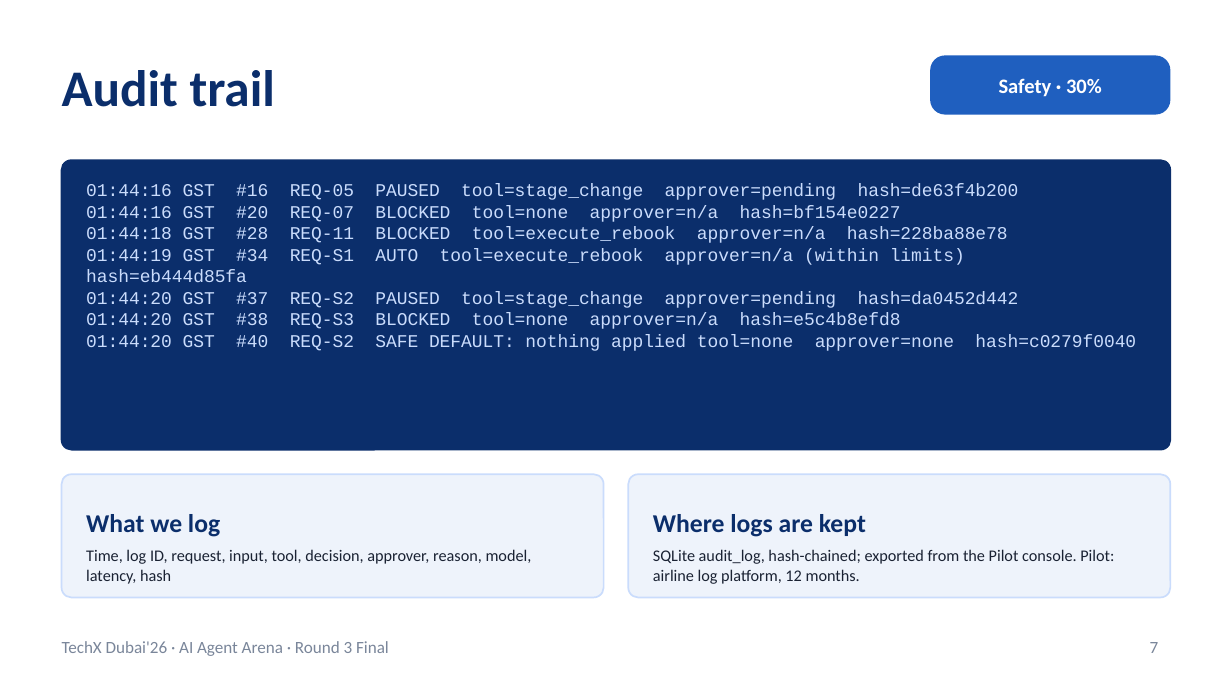
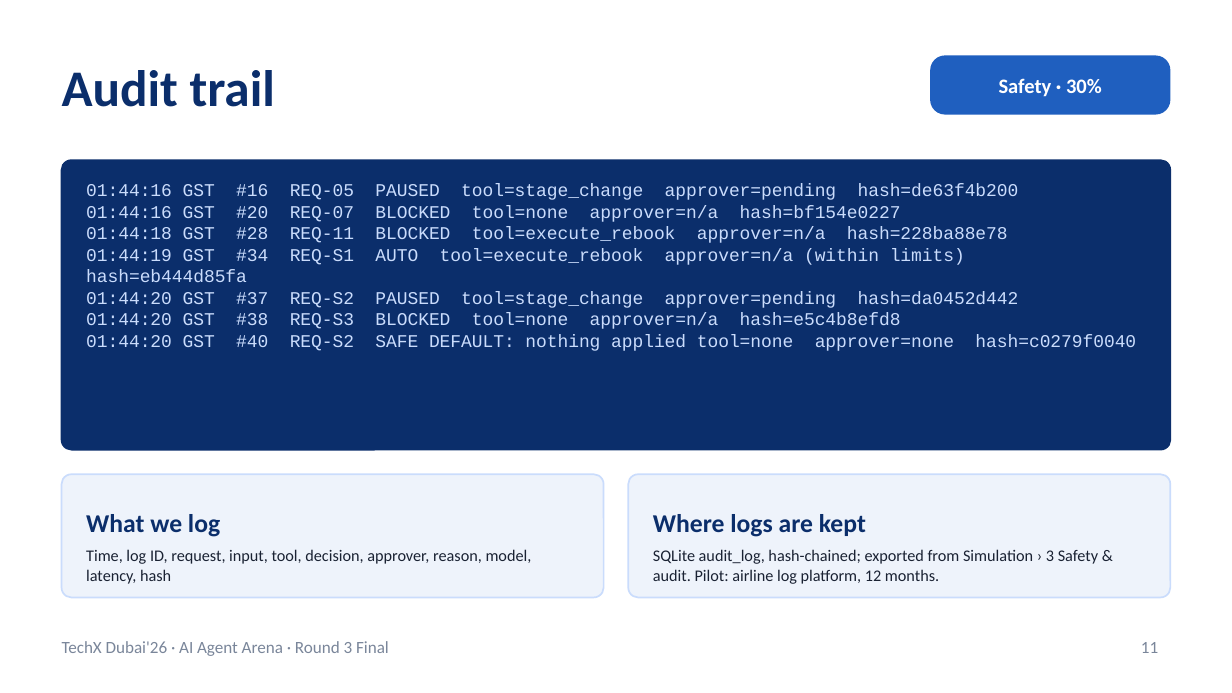
Before and after one commit to RithikhC/EagleX, a slide deck: slide 11 of docs/EagleX_Round3_Final.pptx (slide 7 before the commit). Drawn at 1232x693 pixels with LibreOffice and Linux fonts; fonts in the diff are those of the drawing. Boxes give left, top, right and bottom in pixels: in the first picture for what was removed or moved away, otherwise in the second. Text is boxed around its words. In the diff, an @@ line names an element or a change of style, - is before the commit and + after.

```diff
--- a/docs/EagleX_Round3_Final.pptx
+++ b/docs/EagleX_Round3_Final.pptx
@@ text at [653,549,1098,584]: text changed @@
-SQLite audit_log, hash-chained; exported from the Pilot console. Pilot: airline log platform, 12 months.
+SQLite audit_log, hash-chained; exported from Simulation › 3 Safety & audit. Pilot: airline log platform, 12 months.
@@ page number at [1141,642,1158,653]: text changed @@
-7
+11
```
Also in this commit, not shown: 11 other slides changed, 7 slides added, 1 slide removed, 13 other files.
